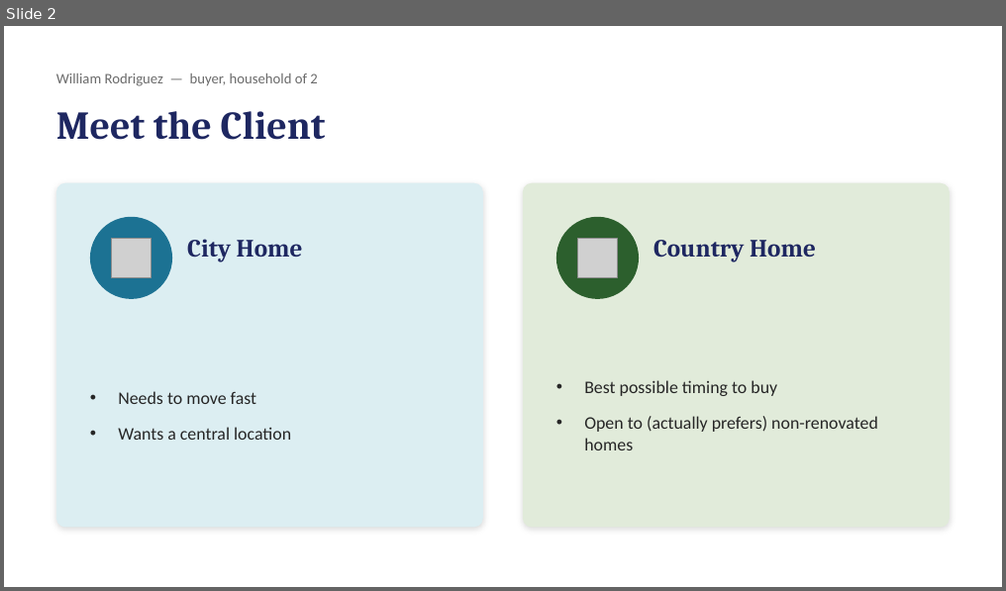
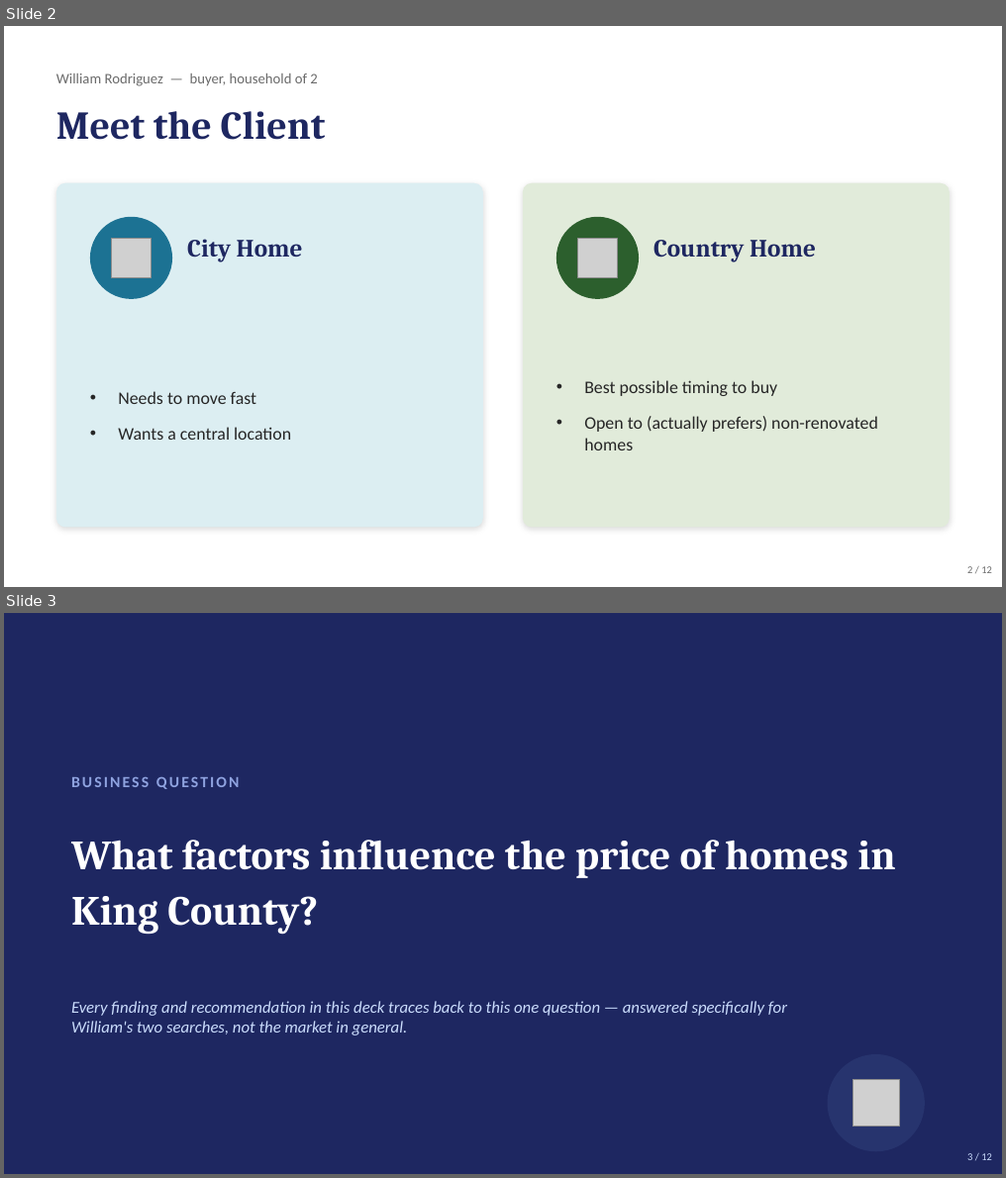
Before and after one commit to jolennd/ds-eda-project, a slide deck: presentation.pptx. Shown one above the other, each under a label of ours: slide 2 before the commit, slides 2 and 3 after it. The pictures are 1006x591 and 1006x1178 pixels, drawn with LibreOffice and Linux fonts; fonts in the diff are those of the drawing; grey boxes stand for pictures. Boxes give left, top, right and bottom in pixels: in the first picture for what was removed or moved away, otherwise in the second. Text is boxed around its words. In the diff, an @@ line names an element or a change of style, - is before the commit and + after.

Commit message:
Redesign presentation deck: slide numbers, business question slide, numbered hypotheses, takeaway-first layout, zip bubble charts on recommendation slides, consistent chart colors, accessibility fix, larger fonts, Final Recommendations recap

```diff
--- a/presentation.pptx
+++ b/presentation.pptx
@@ slide 3 added at (4, 613, 1002, 1174), background #1E2761 @@
@@ text added at (71, 777, 240, 789), 15 pt, text #8FA3E0, bold @@
+BUSINESS QUESTION
@@ text added at (71, 840, 895, 935), 40 pt, text #FFFFFF, bold @@
+What factors influence the price of homes in King County?
@@ text added at (71, 1001, 787, 1036), 16 pt, text #CADCFC, italic @@
+Every finding and recommendation in this deck traces back to this one question — answered specifically for William's two searches, not the market in general.
@@ ellipse added at (828, 1055, 925, 1152), fill #27346E @@
@@ picture added at (853, 1080, 899, 1127) @@
@@ text added at (967, 1154, 992, 1160), 10 pt, text #CADCFC @@
+3 / 12
@@ slide 2 changed as well @@
@@ text added at (967, 567, 992, 573), 10 pt, text #6B6B6B @@
+2 / 12
```
Also in this commit, not shown: 8 other slides changed, 2 other slides added, 1 slide removed, 2 other files.
